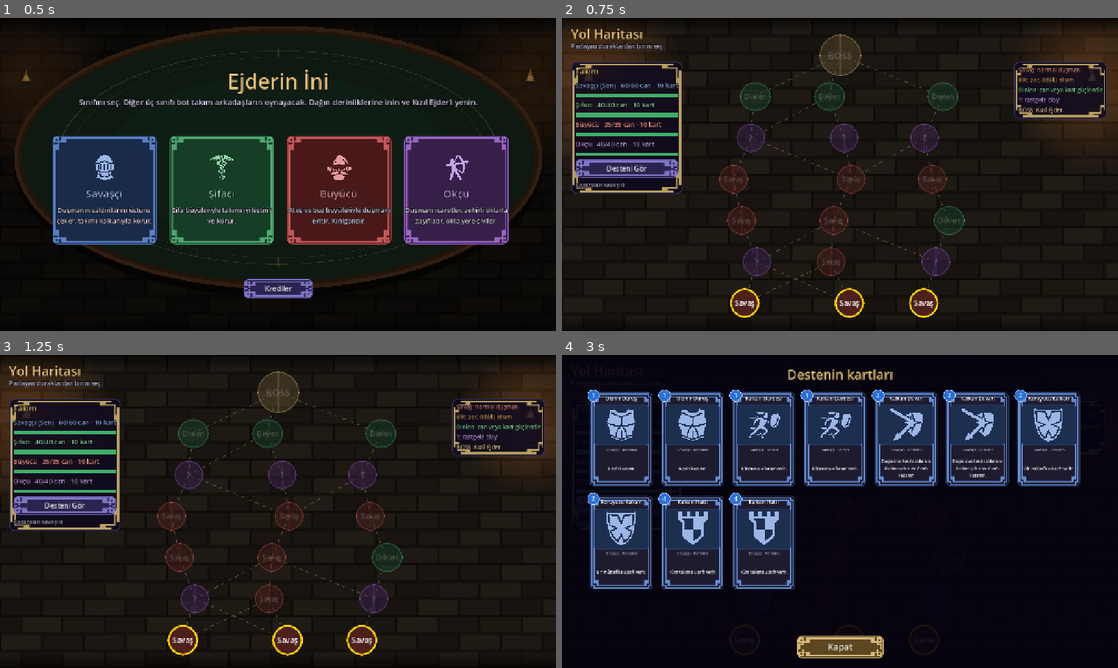
Above: before the commit, frames 1-4 (two rows, left to right).
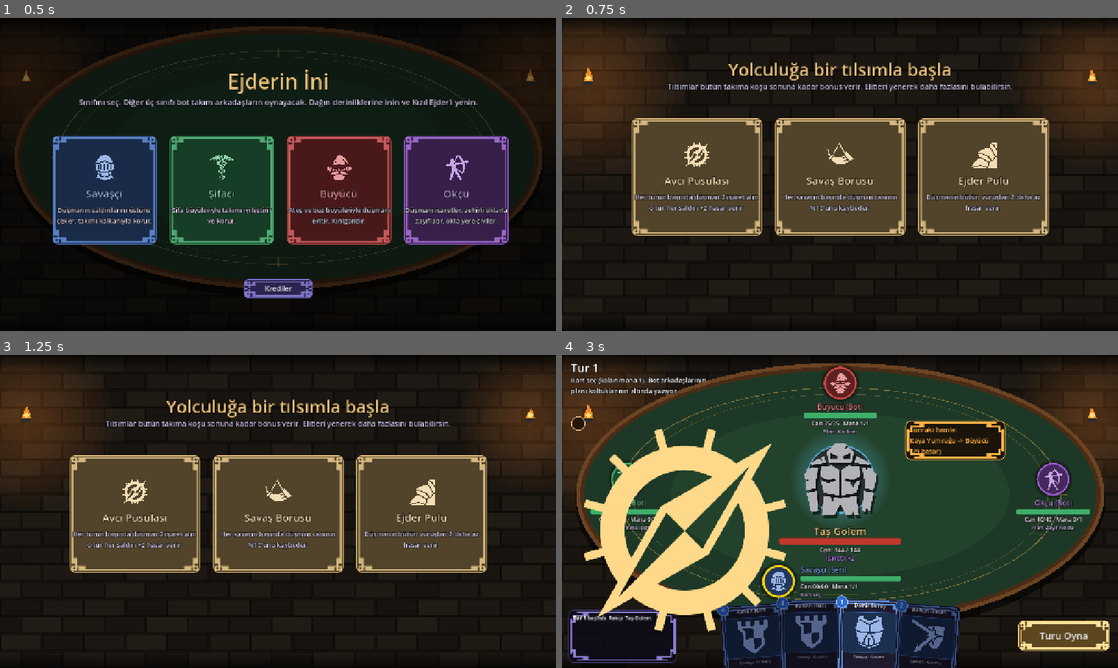
Above: after the commit, the same moments.

Repository: bogacavdar/coop-kart-oyunu
Game: Godot game, scene res://oyun.tscn
Two runs of this game, one before a commit and one after it. Both use one fixed random seed, a clock stepped at 60 frames per second and the inputs below.
Inputs (mouse positions are in pixels of both pictures, inside the frame that each line leads up to):
- Up to frame 1 (0.5 s): no input
- Up to frame 2 (0.75 s): click (667, 190) at 0.52 s
- Up to frame 3 (1.25 s): no input
- Up to frame 4 (3 s): click (628, 505) at 1.25 s, where only the run before the commit has a clickable "Desteni Gör"; click (695, 514) at 2.02 s; click "Savaş" at 2.75 s

Frame 1 is identical in both runs. In frame 2, 39% of the frame differs, in the area x 1-98%, y 3-96%; in frame 3, 38%; in frame 4, 81%, in the area x 0-100%, y 1-100%.

Commit message:
Her koşu bir tılsım seçimiyle başlıyor
Co-Authored-By: Claude Opus 5.5 <noreply@anthropic.com>
Claude-Session: https://claude.ai/code/session_01BTyhiEWYueC4ryox9s8zfK

Diff:
--- a/arayuz/tilsim_ekrani.gd
+++ b/arayuz/tilsim_ekrani.gd
@@ -5,19 +5,24 @@
 signal secildi(id: String)
 
 var _secenekler: Array[String]
+var _baslik: String
+var _alt: String
 
 
-func _init(secenekler: Array[String]) -> void:
+func _init(secenekler: Array[String], baslik: String = "Elit yenildi! Bir tılsım seç",
+		alt: String = "Tılsımlar bütün takıma koşu sonuna kadar bonus verir.") -> void:
 	_secenekler = secenekler
+	_baslik = baslik
+	_alt = alt
 	size = Vector2(1280, 720)
 
 
 func _ready() -> void:
 	add_child(Masa.new(false))
-	var b := Arayuz.etiket(self, 40, "Elit yenildi! Bir tılsım seç", Arayuz.ALTIN)
+	var b := Arayuz.etiket(self, 40, _baslik, Arayuz.ALTIN)
 	b.position = Vector2(0, 90)
 	b.size = Vector2(1280, 50)
-	var a := Arayuz.etiket(self, 17, "Tılsımlar bütün takıma koşu sonuna kadar bonus verir.", Color("#c8c0e0"))
+	var a := Arayuz.etiket(self, 17, _alt, Color("#c8c0e0"))
 	a.position = Vector2(0, 145)
 	a.size = Vector2(1280, 24)
 
--- a/oyun.gd
+++ b/oyun.gd
@@ -91,7 +91,13 @@
 
 func _kosu_baslat(sinif: int) -> void:
 	kosu = Kosu.new(havuz, sinif)
-	_haritayi_goster()
+	var t := TilsimEkrani.new(kosu.tilsim_secenekleri(), "Yolculuğa bir tılsımla başla",
+		"Tılsımlar bütün takıma koşu sonuna kadar bonus verir. Elitleri yenerek daha fazlasını bulabilirsin.")
+	t.secildi.connect(func(id: String):
+		kosu.tilsim_ekle(id)
+		_haritayi_goster()
+	)
+	_ekrani_degistir(t)
 
 
 # --- Akış ------------------------------------------------------------------
--- a/testler/savas_testi.gd
+++ b/testler/savas_testi.gd
@@ -99,6 +99,7 @@
 	var olum_katmani := {}
 	for i in 150:
 		var kosu := Kosu.new(havuz, -1)
+		kosu.tilsim_ekle(kosu.tilsim_secenekleri().pick_random())
 		var adim := 0
 		while not kosu.bitti and adim < 20:
 			adim += 1
